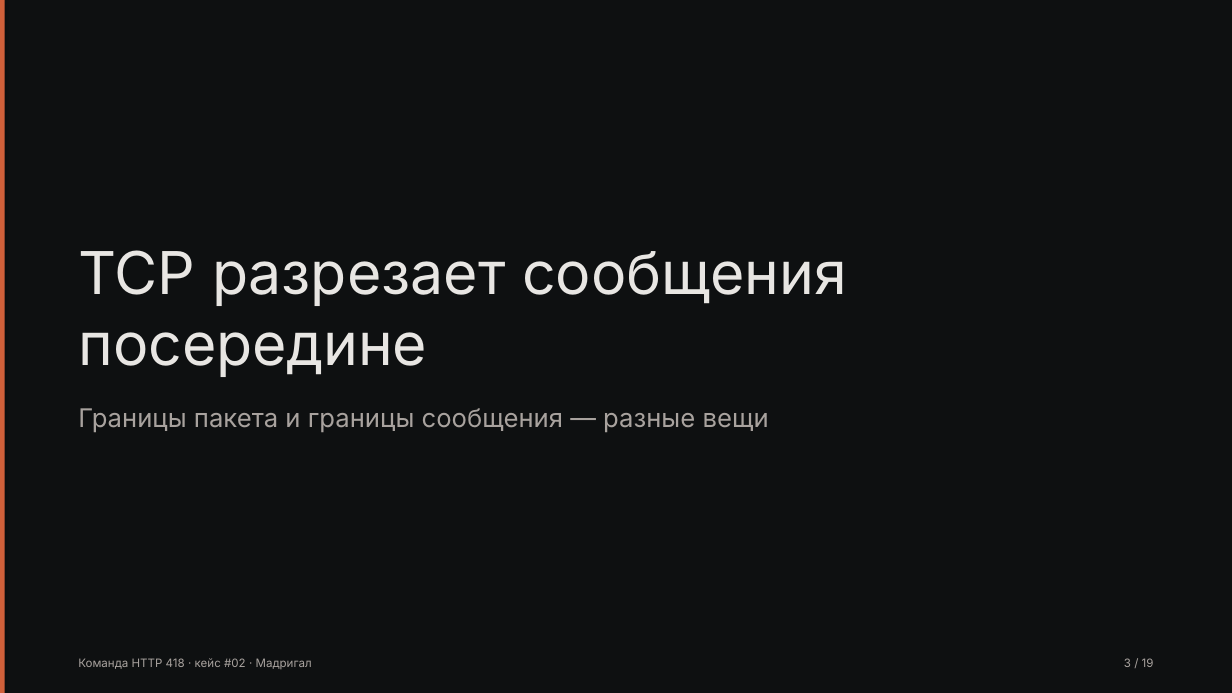
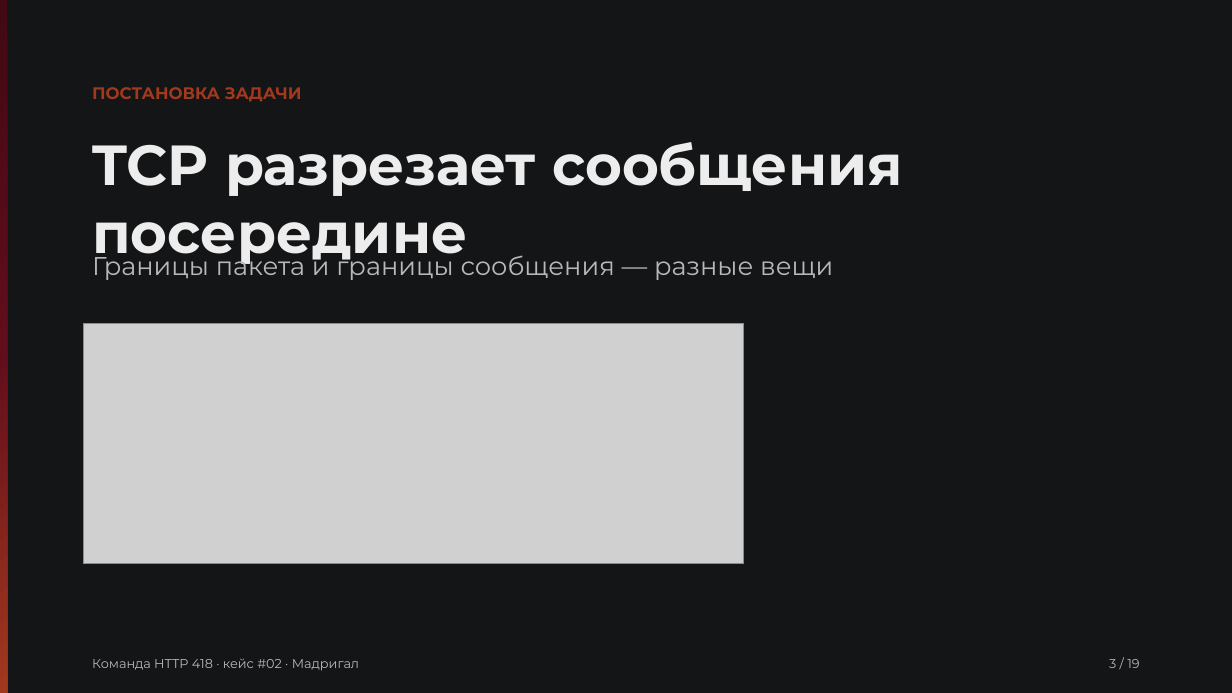
Before and after one commit to Pavel1778/madrigal-protocol-lab, a slide deck: slide 3 of presentation/slides.pptx. Drawn at 1232x693 pixels with LibreOffice and Linux fonts; fonts in the diff are those of the drawing; grey boxes stand for pictures. Boxes give left, top, right and bottom in pixels: in the first picture for what was removed or moved away, otherwise in the second. Text is boxed around its words. In the diff, an @@ line names an element or a change of style, - is before the commit and + after.

```diff
--- a/presentation/slides.pptx
+++ b/presentation/slides.pptx
@@ rectangle at [0,0,1232,693]: fill #0E1011 to #131516; shadow off @@
@@ rectangle at [0,0,7,693]: fill #D0603A to gradient #410913 to #610D1C to #A2391D; shadow off @@
@@ text added at [92,87,302,102], 13 pt, text #A2391D, bold @@
+ПОСТАНОВКА ЗАДАЧИ
@@ text "TCP разрезает сообщения посередине": place and size @@
-text "TCP разрезает сообщения посередине" at [78,250,847,377]
+text "TCP разрезает сообщения посередине" at [92,142,903,267]
@@ text "TCP разрезает сообщения посередине" at [92,142,903,267]: size 46 to 44 pt, font Inter to Montserrat, text colour #E8E6E3 to #EDEDED, bold on @@
@@ text "Границы пакета и границы сообщения ...": place and size @@
-text "Границы пакета и границы сообщения ..." at [78,408,769,432]
+text "Границы пакета и границы сообщения ..." at [92,250,833,280]
@@ text "Границы пакета и границы сообщения ..." at [92,250,833,280]: font Inter to Montserrat, text colour #A8A29E to #B8B8B8 @@
@@ picture added at [83,323,744,564] @@
@@ text "Команда HTTP 418 · кейс ...": place and size @@
-text "Команда HTTP 418 · кейс ..." at [78,658,312,669]
+text "Команда HTTP 418 · кейс ..." at [92,658,359,671]
@@ text "Команда HTTP 418 · кейс ..." at [92,658,359,671]: size 9 to 10 pt, font Inter to Montserrat, text colour #A8A29E to #B8B8B8 @@
@@ text "3 / 19" at [1109,659,1139,668]: size 9 to 10 pt, font Inter to Montserrat, text colour #A8A29E to #B8B8B8 @@
@@ text "3 / 19": place and size @@
-text "3 / 19" at [1124,658,1154,667]
+text "3 / 19" at [1109,659,1139,668]
```
Also in this commit, not shown: 18 other slides changed, 41 other files.
